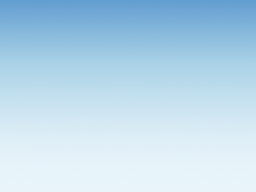
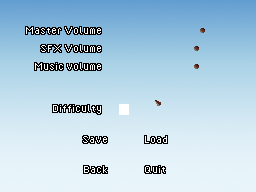
The second 256x192 image is a revision of the first. Changes to its layers:
showed group "setting" (10 layers) over <box>25,26,205,174</box>
added layer "arraowBD" in group "setting" over <box>119,104,129,115</box>
renamed "Layer 1" to "arrow", painted on it over <box>119,104,128,114</box>
hid group "titleScreen" (3 layers) over <box>25,26,205,174</box>
renamed "main" to "ref", moved it out of group "staticGrass", painted on it over <box>25,26,205,174</box>
moved "grid" into group "BG" over <box>25,26,205,174</box>
